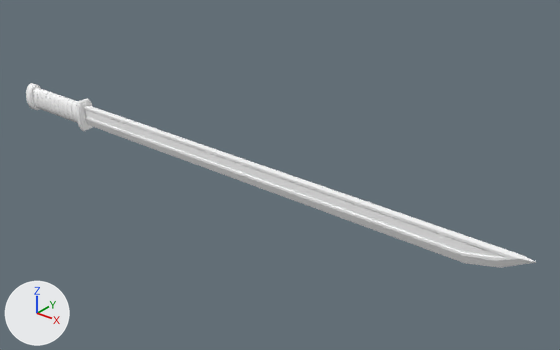
One commit to the Blender file assets/meshes/humanoid enemy/humanoid enemy.blend: the scene before it, then after it.
The view is the same before and after, from a 50 mm camera at (3.33, -2.28, 1.46) aimed at (1.39, 0.14, -0.04). Arrows for +X, +Y and +Z are at lower left; the lights stay in place. The picture after the commit comes second.

The first picture shows 'base thing', 'blade part', 'handle wrap', 'hilt', 'hilt underwrap'.
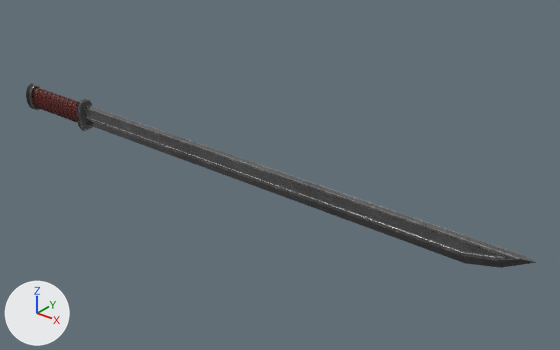
Edits to the scene script, one JSON object a line:
```json
{"op": "add", "block": "img_sword_material_displacement_png", "code": ["img_sword_material_displacement_png = load_image('sword material_Displacement.png', 'sword textures/sword material_Displacement.png', 4096, 4096, 'Non-Color')"]}
{"op": "add", "block": "img_sword_material_basecolor_png", "code": ["img_sword_material_basecolor_png = load_image('sword material_BaseColor.png', 'sword textures/sword material_BaseColor.png', 4096, 4096, 'sRGB')"]}
{"op": "add", "block": "img_sword_material_metallic_png", "code": ["img_sword_material_metallic_png = load_image('sword material_Metallic.png', 'sword textures/sword material_Metallic.png', 4096, 4096, 'Non-Color')"]}
{"op": "add", "block": "img_sword_material_emission_png", "code": ["img_sword_material_emission_png = load_image('sword material_Emission.png', 'sword textures/sword material_Emission.png', 4096, 4096, 'sRGB')"]}
{"op": "add", "block": "img_sword_material_alpha_png", "code": ["img_sword_material_alpha_png = load_image('sword material_Alpha.png', 'sword textures/sword material_Alpha.png', 4096, 4096, 'Non-Color')"]}
{"op": "add", "block": "img_sword_material_normal_png", "code": ["img_sword_material_normal_png = load_image('sword material_Normal.png', 'sword textures/sword material_Normal.png', 4096, 4096, 'Non-Color')"]}
{"op": "add", "block": "img_sword_material_roughness_png", "code": ["img_sword_material_roughness_png = load_image('sword material_Roughness.png', 'sword textures/sword material_Roughness.png', 4096, 4096, 'Non-Color')"]}
{"block": "mat_sword_material", "change": "nodes: BsdfPrincipled, OutputMaterial"}
{"block": "mat_sword_material", "change": "colours: white #ffffff"}
{"block": "mat_sword_material", "change": "nodes: BsdfPrincipled, Displacement, Mapping, NormalMap, OutputMaterial, TexCoord, TexImage x7"}
{"block": "mat_sword_material", "change": "uses the picture img_sword_material_alpha_png"}
{"block": "mat_sword_material", "change": "uses the picture img_sword_material_basecolor_png"}
{"block": "mat_sword_material", "change": "uses the picture img_sword_material_displacement_png"}
{"block": "mat_sword_material", "change": "uses the picture img_sword_material_emission_png"}
{"block": "mat_sword_material", "change": "uses the picture img_sword_material_metallic_png"}
{"block": "mat_sword_material", "change": "uses the picture img_sword_material_normal_png"}
```

Boxes [x1, y1, x2, y2] around the edits, measured in the pictures (560 x 350 px):
```json
{"object": "blade part", "change": "surface changed", "before": [84, 105, 536, 268], "after": [84, 105, 536, 268]}
{"object": "handle wrap", "change": "surface changed", "before": [32, 88, 78, 123], "after": [32, 88, 78, 123], "on screen": "white to brown"}
{"object": "hilt", "change": "surface changed", "before": [76, 98, 92, 131], "after": [76, 98, 92, 131], "on screen": "white to black"}
{"object": "base thing", "change": "surface changed", "before": [26, 83, 40, 110], "after": [26, 83, 40, 110], "on screen": "white to black"}
{"object": "hilt underwrap", "change": "surface changed", "before": [33, 89, 78, 119], "after": [33, 89, 78, 119]}
```
